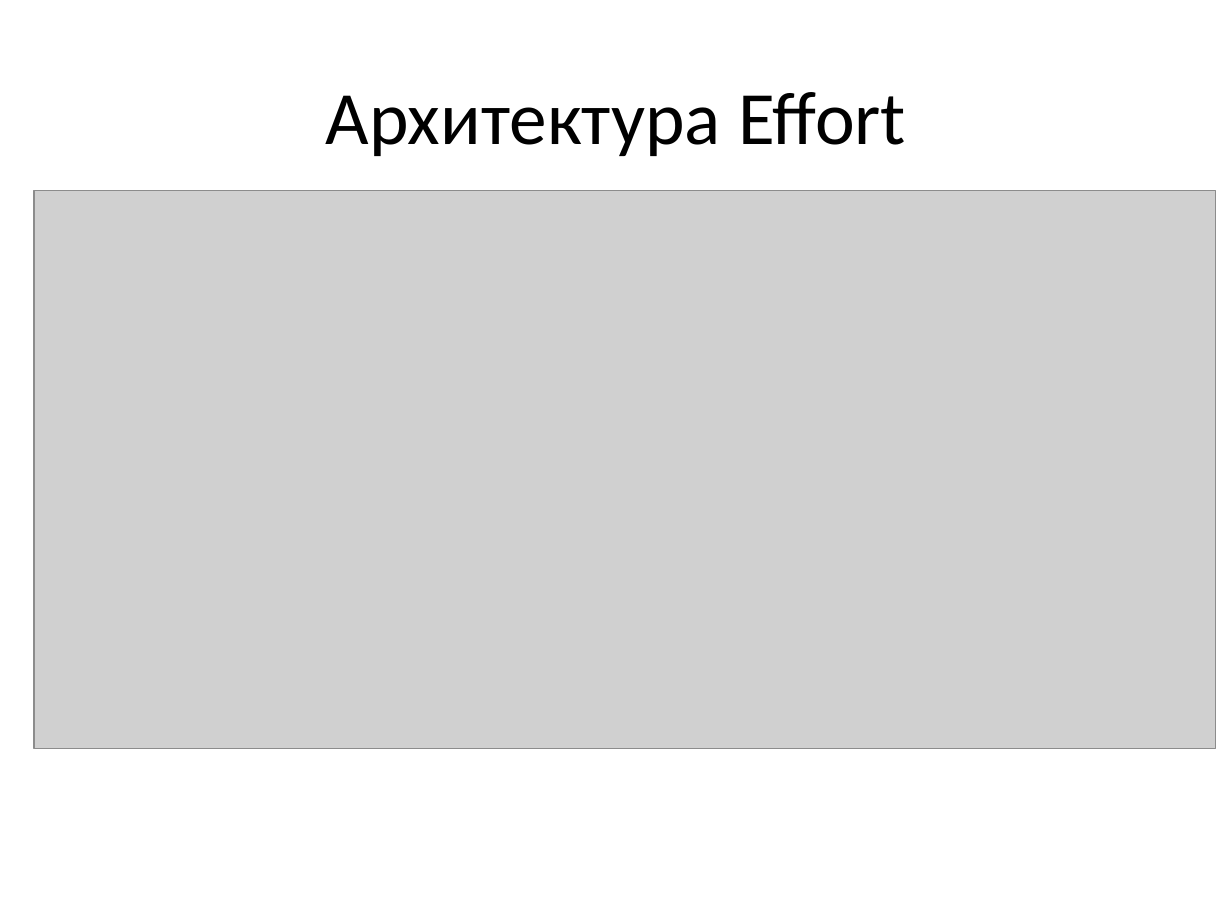
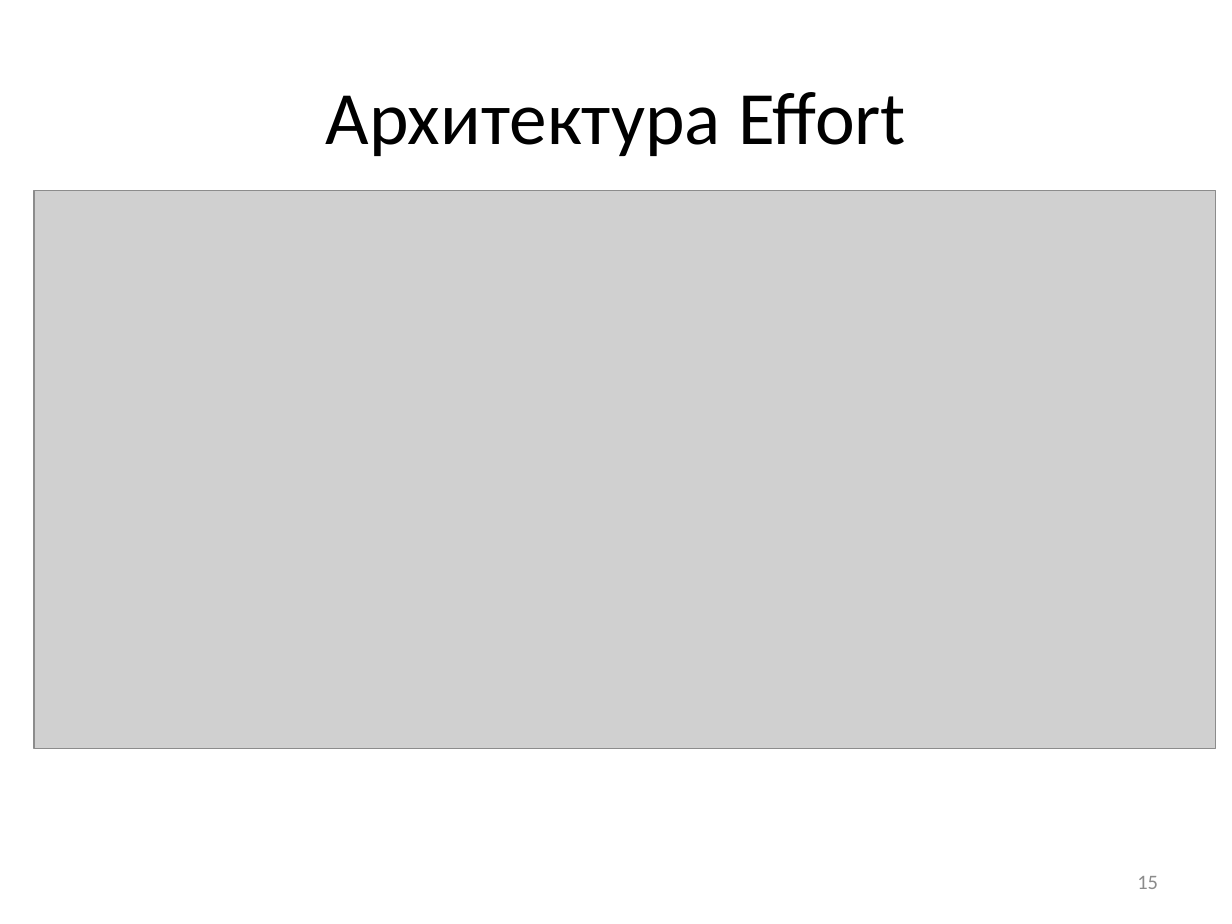
Before and after one commit to andrew-iv/DotnetEkb.EfTesting, a slide deck: slide 15 of Доклад на митап Иванов.pptx. Drawn at 1232x924 pixels with LibreOffice and Linux fonts; fonts in the diff are those of the drawing; grey boxes stand for pictures. Boxes give left, top, right and bottom in pixels: in the first picture for what was removed or moved away, otherwise in the second. Text is boxed around its words. In the diff, an @@ line names an element or a change of style, - is before the commit and + after.

```diff
--- a/Доклад на митап Иванов.pptx
+++ b/Доклад на митап Иванов.pptx
@@ page number added at bbox=[1137, 876, 1158, 889], 12 pt, text #8C8C8C @@
+15
```
Also in this commit, not shown: 23 other slides changed.
